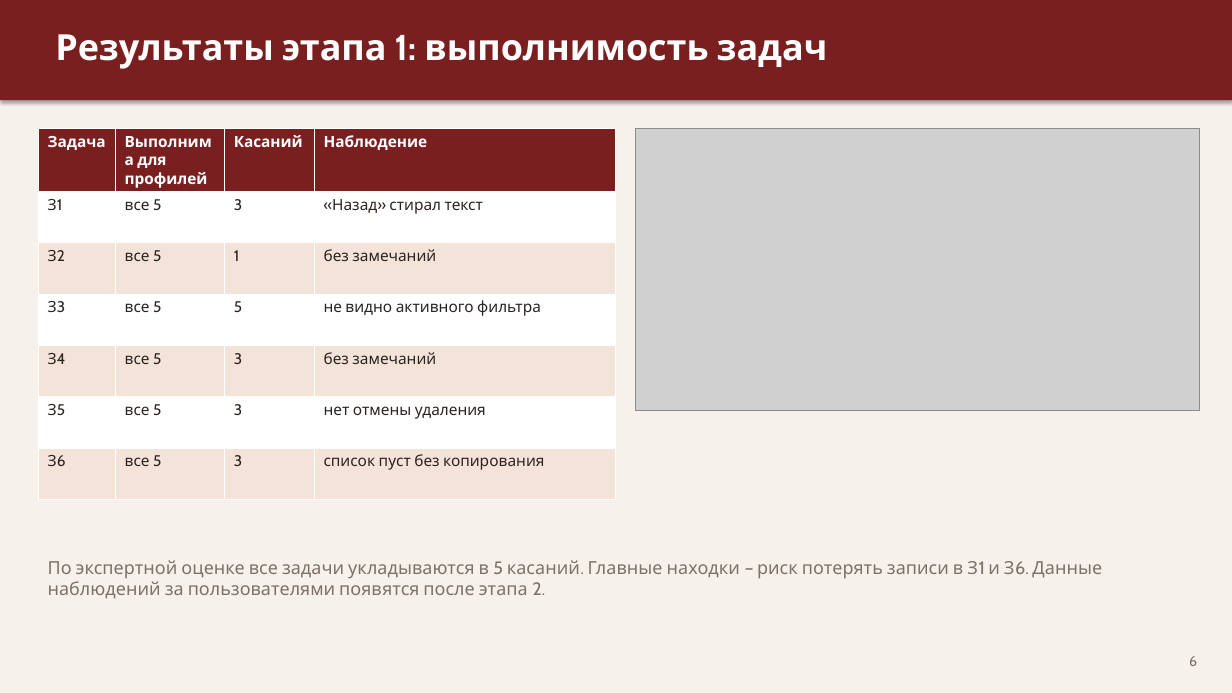
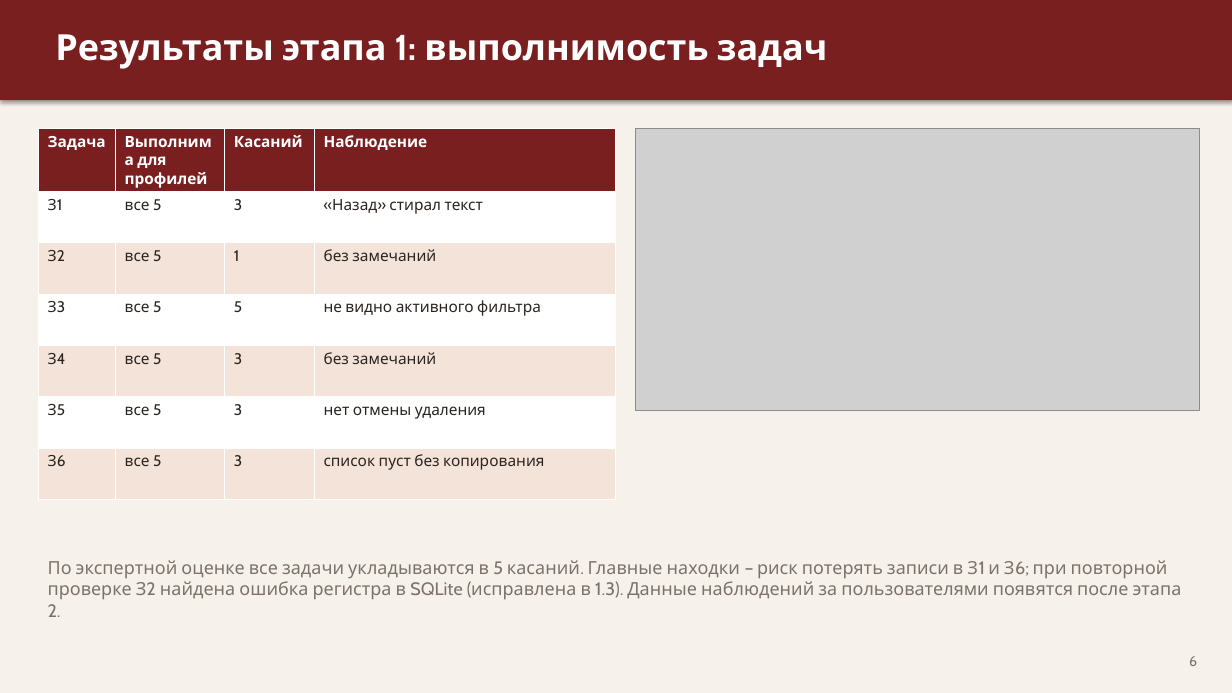
Before and after one commit to nikolainekrasov-dev/primus-practice, a slide deck: slide 6 of presentation/usability-testing.pptx. Drawn at 1232x693 pixels with LibreOffice and Linux fonts; fonts in the diff are those of the drawing; grey boxes stand for pictures. Boxes give left, top, right and bottom in pixels: in the first picture for what was removed or moved away, otherwise in the second. Text is boxed around its words. In the diff, an @@ line names an element or a change of style, - is before the commit and + after.

```diff
--- a/presentation/usability-testing.pptx
+++ b/presentation/usability-testing.pptx
@@ text at (x1=48, y1=560, x2=1182, y2=617): text changed @@
-По экспертной оценке все задачи укладываются в 5 касаний. Главные находки – риск потерять записи в З1 и З6. Данные наблюдений за пользователями появятся после этапа 2.
+По экспертной оценке все задачи укладываются в 5 касаний. Главные находки – риск потерять записи в З1 и З6; при повторной проверке З2 найдена ошибка регистра в SQLite (исправлена в 1.3). Данные наблюдений за пользователями появятся после этапа 2.
```
Also in this commit, not shown: 4 other slides changed.
